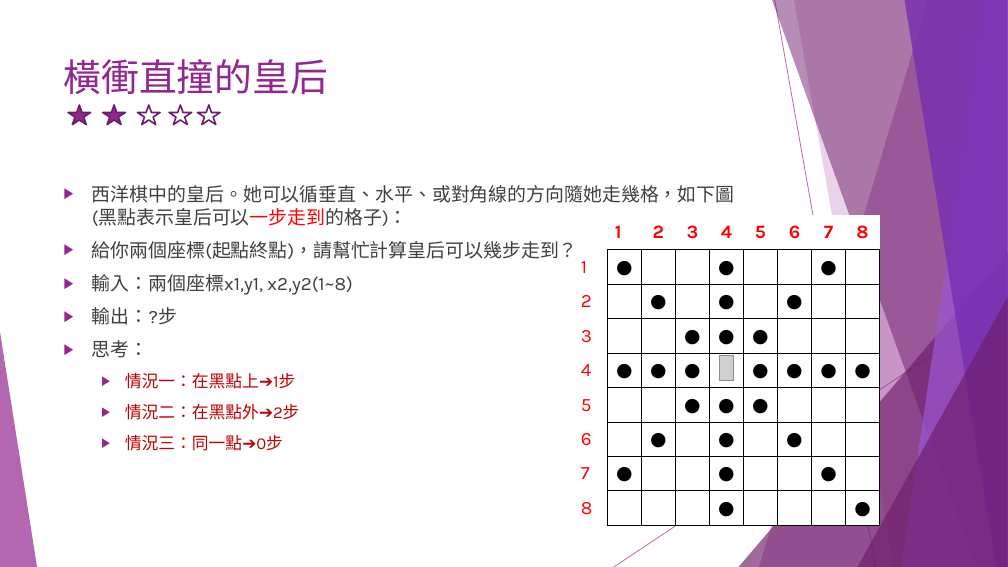
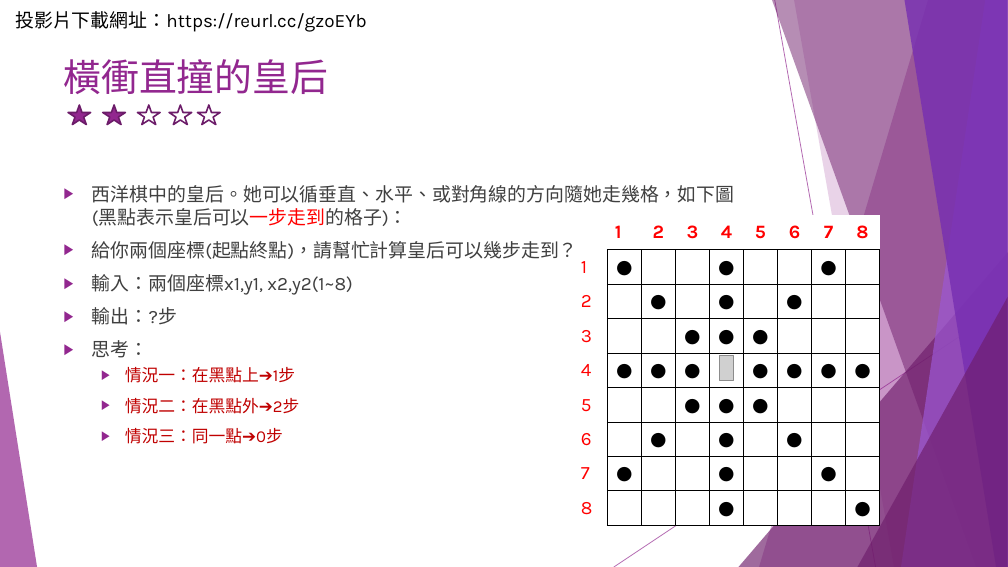
Before and after one commit to liulawsi/My_PPTs, a slide deck: slide 10 of LCC/Python/A1_邏輯思考訓練題.pptx (slide 9 before the commit). Drawn at 1008x567 pixels with LibreOffice and Linux fonts; fonts in the diff are those of the drawing; grey boxes stand for pictures. Boxes give left, top, right and bottom in pixels: in the first picture for what was removed or moved away, otherwise in the second. Text is boxed around its words. In the diff, an @@ line names an element or a change of style, - is before the commit and + after.

```diff
--- a/LCC/Python/A1_邏輯思考訓練題.pptx
+++ b/LCC/Python/A1_邏輯思考訓練題.pptx
@@ text added at box(15, 11, 367, 32), 18 pt, text #000000 @@
+投影片下載網址：https://reurl.cc/gzoEYb
@@ text at box(125, 373, 300, 451): paragraphs removed @@
-  ▶ 情況一：在黑點上➔1步
-  ▶ 情況二：在黑點外➔2步
-  ▶ 情況三：同一點➔0步
@@ text added at box(125, 367, 300, 444), 16 pt, text #C00000 @@
+  ▶ 情況一：在黑點上➔1步
+  ▶ 情況二：在黑點外➔2步
+  ▶ 情況三：同一點➔0步
```
Also in this commit, not shown: 57 other slides changed, 3 slides added, 1 slide removed, 1 other file.
